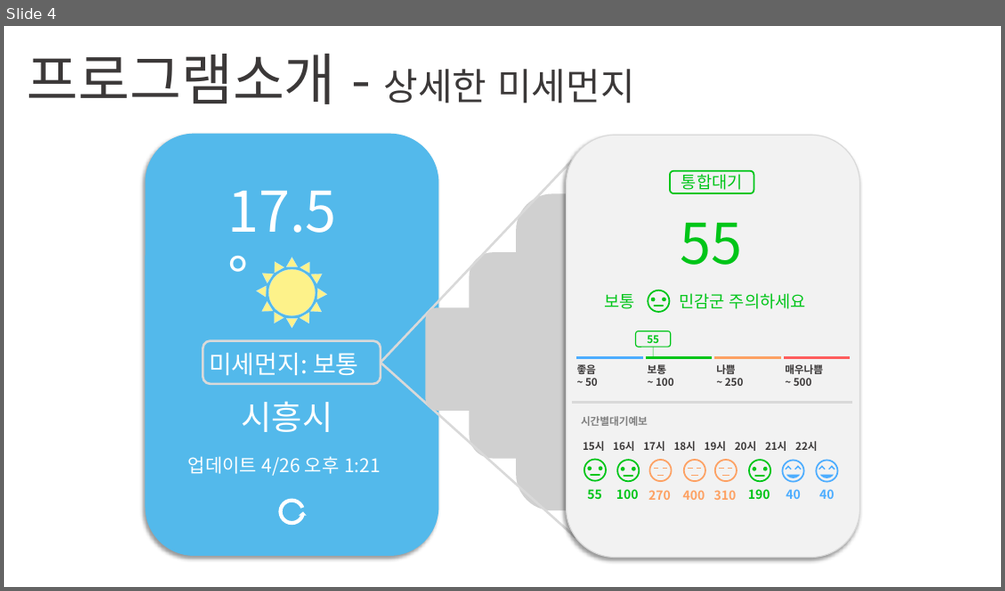
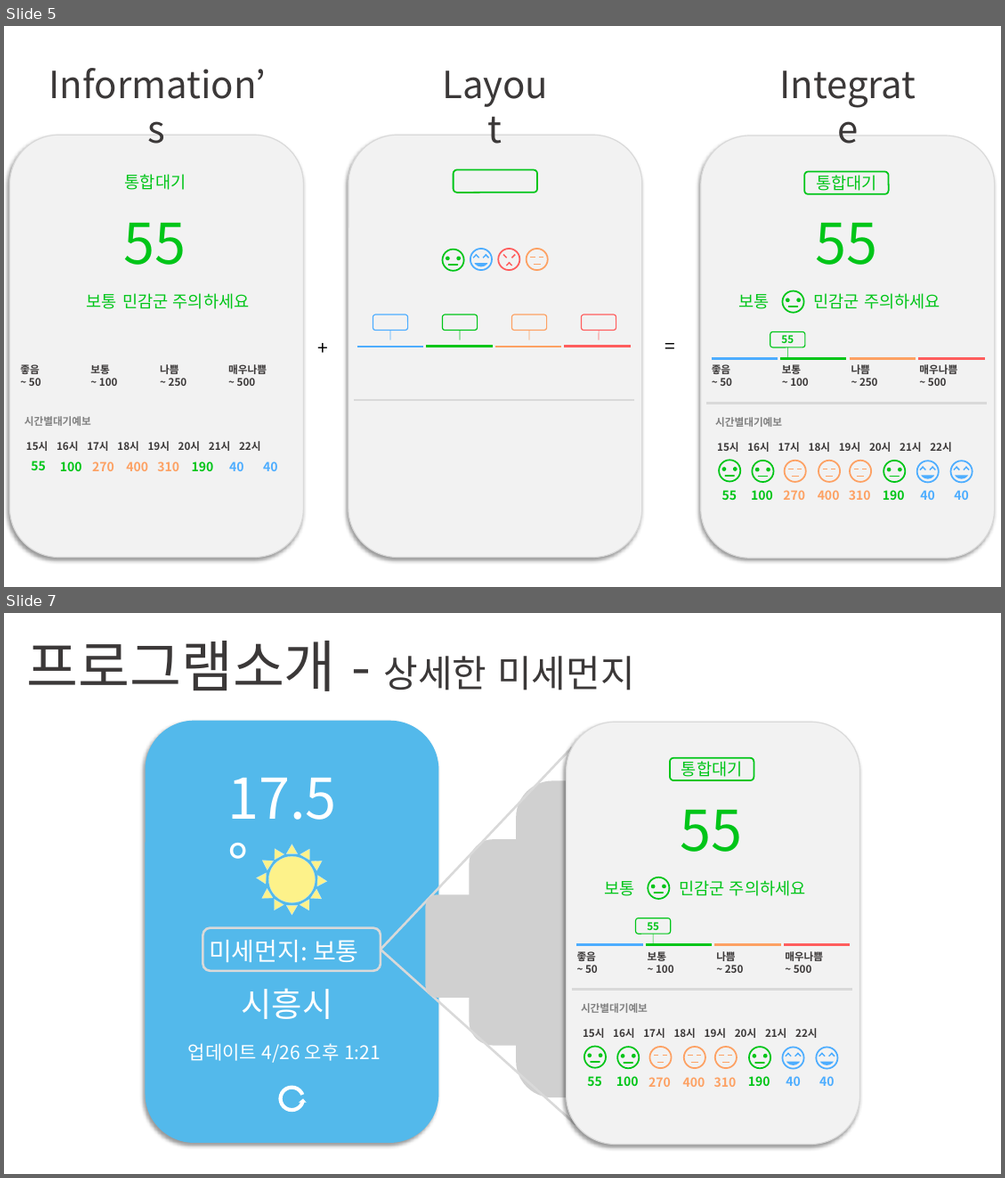
Before and after one commit to mydreamshine/Wetherforecast, a slide deck: PPT/미세한 날씨 리소스 제작.pptx. Shown one above the other, each under a label of ours: slide 4 before the commit, slides 5 and 7 after it; the slides between them are not shown. The pictures are 1005x591 and 1005x1178 pixels, drawn with LibreOffice and Linux fonts; fonts in the diff are those of the drawing; grey boxes stand for pictures. Boxes give left, top, right and bottom in pixels: in the first picture for what was removed or moved away, otherwise in the second. Text is boxed around its words. In the diff, an @@ line names an element or a change of style, - is before the commit and + after.

```diff
--- a/PPT/미세한 날씨 리소스 제작.pptx
+++ b/PPT/미세한 날씨 리소스 제작.pptx
@@ slide 5 added at (x1=4, y1=26, x2=1001, y2=587), background #FFFFFF @@
@@ text added at (x1=49, y1=68, x2=267, y2=143), 36 pt, text #3B3838 @@
+Information’s
@@ text added at (x1=431, y1=57, x2=559, y2=111), 36 pt, text #3B3838 @@
+Layout
@@ text added at (x1=764, y1=57, x2=933, y2=111), 36 pt, text #3B3838 @@
+Integrate
@@ rounded rectangle added at (x1=10, y1=135, x2=304, y2=557), fill #F2F2F2, outline #D9D9D9 1 pt @@
@@ text added at (x1=125, y1=174, x2=186, y2=190), 16 pt, text #00C518 @@
+통합대기
@@ text added at (x1=124, y1=222, x2=186, y2=265), 54 pt, text #00C518 @@
+55
@@ text added at (x1=87, y1=294, x2=117, y2=309), 16 pt, text #00C518 @@
+보통
@@ text added at (x1=122, y1=293, x2=250, y2=309), 16 pt, text #00C518 @@
+민감군 주의하세요
@@ text added at (x1=310, y1=332, x2=339, y2=362), 18 pt, text #000000 @@
++
@@ text added at (x1=657, y1=330, x2=686, y2=361), 18 pt, text #000000 @@
+=
@@ text added at (x1=20, y1=362, x2=41, y2=386), 10 pt, text #3B3838, bold @@
+좋음
+~ 50
@@ text added at (x1=90, y1=364, x2=118, y2=386), 10 pt, text #3B3838, bold @@
+보통
+~ 100
@@ text added at (x1=160, y1=364, x2=187, y2=386), 10 pt, text #3B3838, bold @@
+나쁨
+~ 250
@@ text added at (x1=228, y1=364, x2=267, y2=386), 10 pt, text #3B3838, bold @@
+매우나쁨
+~ 500
@@ text added at (x1=24, y1=416, x2=91, y2=426), 10 pt, text #808080, bold @@
+시간별대기예보
@@ group added at (x1=348, y1=135, x2=643, y2=557): 21 lines, 6 rounded rectangles, 6 ellipses, 1 freeform shape @@
@@ text added at (x1=26, y1=441, x2=260, y2=451), 10 pt, text #3B3838, bold @@
+15시 16시 17시 18시 19시 20시 21시 22시
@@ text added at (x1=31, y1=460, x2=45, y2=470), 12 pt, text #00C518, bold @@
+55
@@ text added at (x1=60, y1=461, x2=82, y2=471), 12 pt, text #00C518, bold @@
+100
@@ text added at (x1=92, y1=461, x2=114, y2=471), 12 pt, text #FDA163, bold @@
+270
@@ text added at (x1=126, y1=461, x2=148, y2=471), 12 pt, text #FDA163, bold @@
+400
@@ text added at (x1=157, y1=461, x2=179, y2=471), 12 pt, text #FDA163, bold @@
+310
@@ text added at (x1=192, y1=461, x2=214, y2=471), 12 pt, text #00C518, bold @@
+190
@@ text added at (x1=229, y1=461, x2=243, y2=471), 12 pt, text #4DADFF, bold @@
+40
@@ text added at (x1=263, y1=461, x2=277, y2=471), 12 pt, text #4DADFF, bold @@
+40
@@ group added at (x1=701, y1=135, x2=995, y2=557): 27 lines, 17 texts, 17 ellipses, 3 rounded rectangles, 2 freeform shapes @@
+55
+통합대기
+보통
+민감군 주의하세요
+좋음
+~ 50
+보통
+~ 100
+나쁨
+~ 250
+매우나쁨
+~ 500
+55
+시간별대기예보
+15시 16시 17시 18시 19시 20시 21시 22시
+55
+100
+270
+400
+310
+190
+40
+40
@@ what was slide 4 is now slide 7 @@
```
Also in this commit, not shown: 2 slides changed, 2 other slides added, 1 slide removed, 39 other files.
